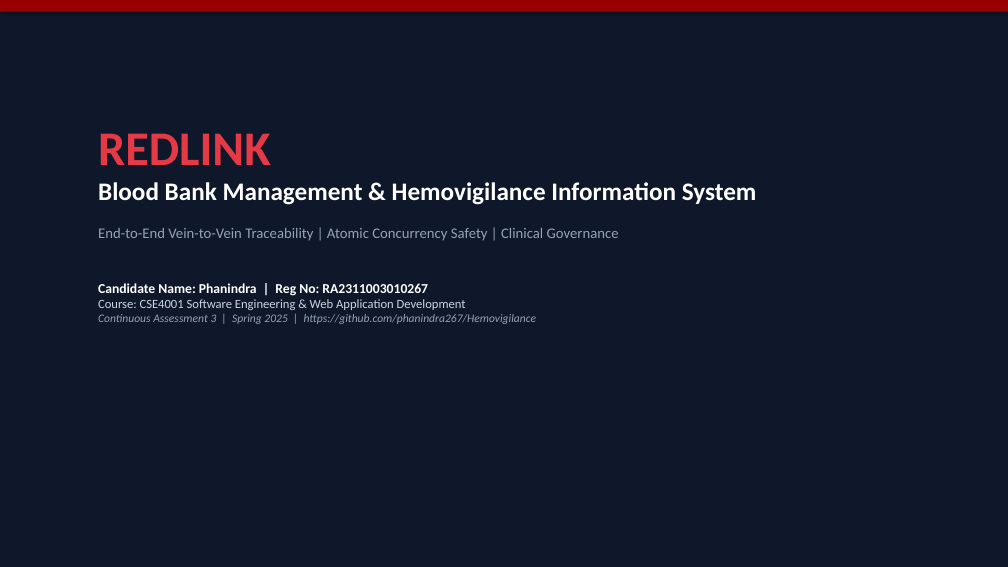
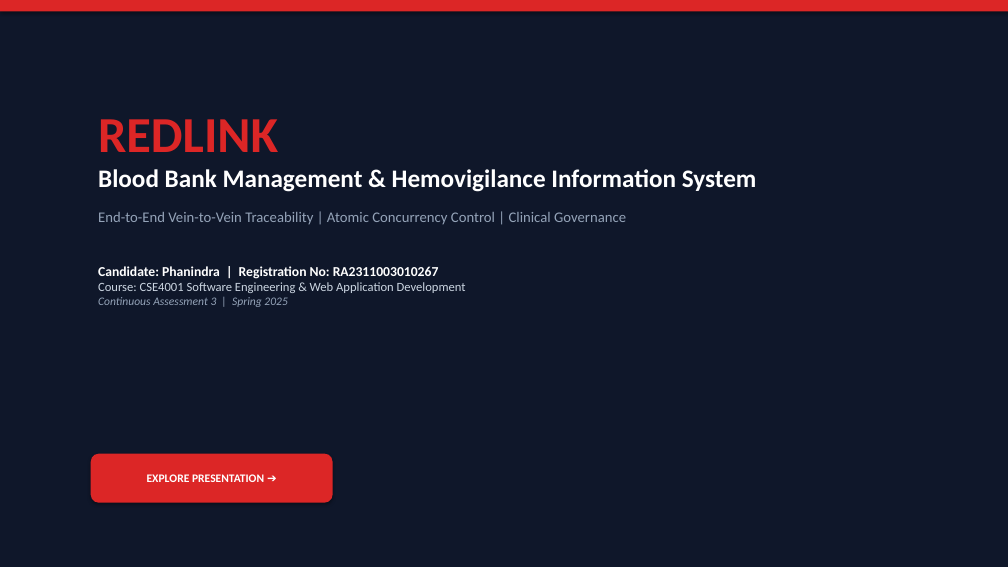
Before and after one commit to phanindra267/Hemovigilance, a slide deck: slide 1 of docs/ProjectPresentation.pptx. Drawn at 1008x567 pixels with LibreOffice and Linux fonts; fonts in the diff are those of the drawing. Boxes give left, top, right and bottom in pixels: in the first picture for what was removed or moved away, otherwise in the second. Text is boxed around its words. In the diff, an @@ line names an element or a change of style, - is before the commit and + after.

```diff
--- a/docs/ProjectPresentation.pptx
+++ b/docs/ProjectPresentation.pptx
@@ rectangle at <box>0,0,1008,11</box>: fill #990000 to #DC2626 @@
@@ text "REDLINK": place and size @@
-text "REDLINK" at <box>98,133,757,324</box>
+text "REDLINK" at <box>98,119,757,307</box>
@@ text at <box>98,119,757,192</box>: size 46 to 48 pt, text colour #E63946 to #DC2626 in "REDLINK"; less space between paragraphs @@
@@ text at <box>98,212,626,279</box>: text changed @@
-End-to-End Vein-to-Vein Traceability | Atomic Concurrency Safety | Clinical Governance
-Candidate Name: Phanindra | Reg No: RA2311003010267
+End-to-End Vein-to-Vein Traceability | Atomic Concurrency Control | Clinical Governance
+Candidate: Phanindra | Registration No: RA2311003010267
@@ text at <box>98,297,287,307</box>: text changed @@
-Continuous Assessment 3 | Spring 2025 | https://github.com/phanindra267/Hemovigilance
+Continuous Assessment 3 | Spring 2025
@@ rounded rectangle added at <box>91,454,333,503</box>, fill #DC2626, 11 pt, text #FFFFFF, bold @@
+EXPLORE PRESENTATION ➔
```
Also in this commit, not shown: 4 other slides changed, 17 slides added, 15 slides removed, 7 other files.
